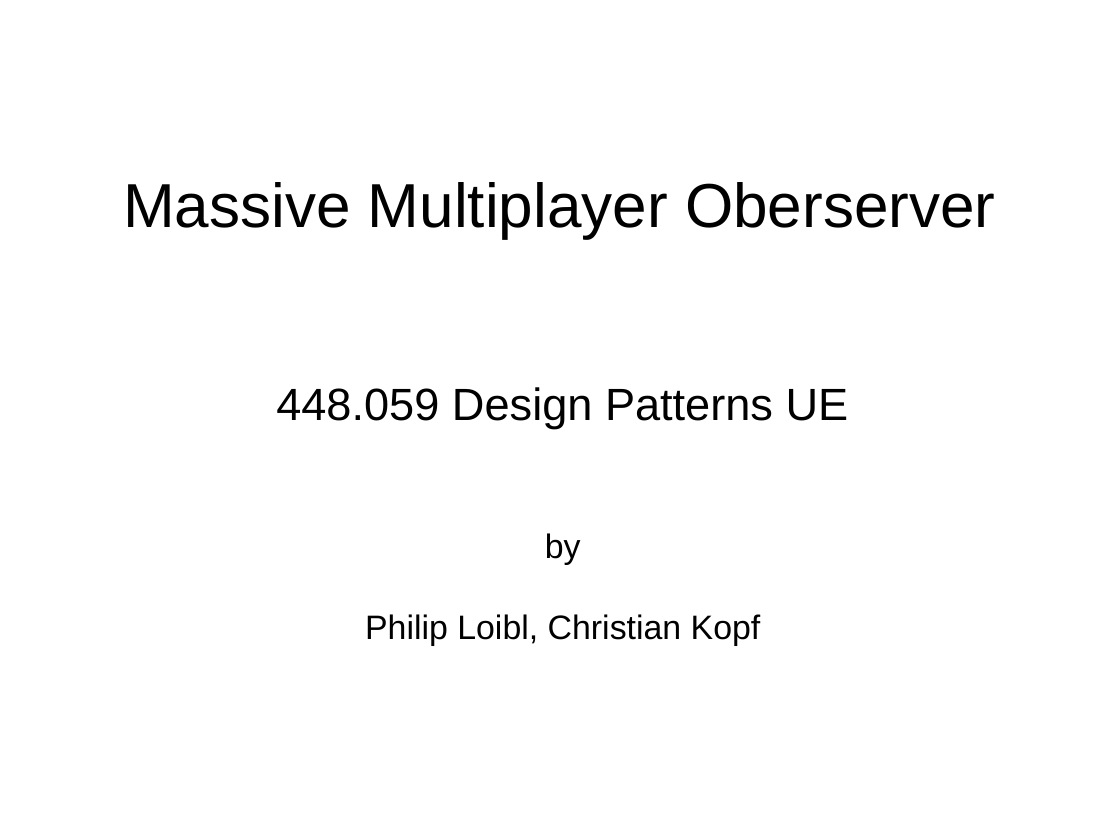
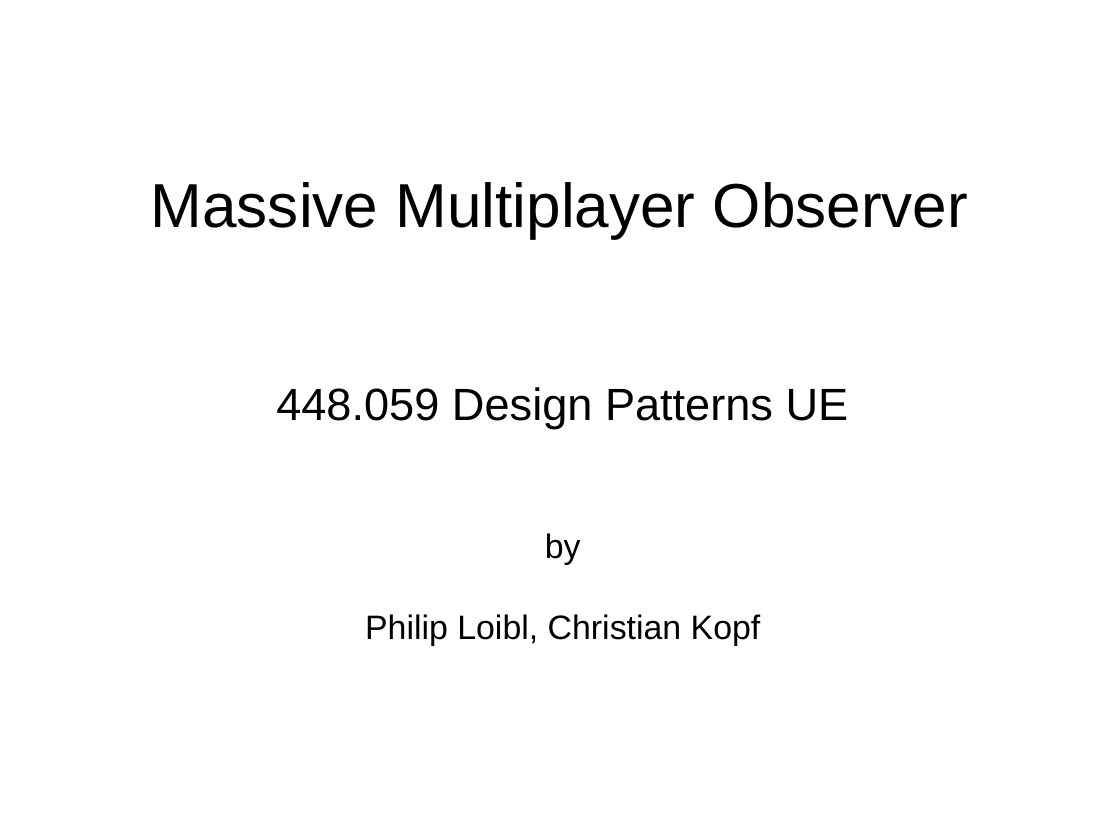
Before and after one commit to phil535/Massive-Multiplayer-Observer, a slide deck: slide 1 of Doc/pres_dp.odp. Drawn at 1120x840 pixels with LibreOffice and Linux fonts; fonts in the diff are those of the drawing. Boxes give left, top, right and bottom in pixels: in the first picture for what was removed or moved away, otherwise in the second. Text is boxed around its words. In the diff, an @@ line names an element or a change of style, - is before the commit and + after.

```diff
--- a/Doc/pres_dp.odp
+++ b/Doc/pres_dp.odp
@@ title at (151,182,968,238): text changed @@
-Massive Multiplayer Oberserver
+Massive Multiplayer Observer
```
Also in this commit, not shown: 6 other slides changed, 14 slides added, 1 slide removed.
